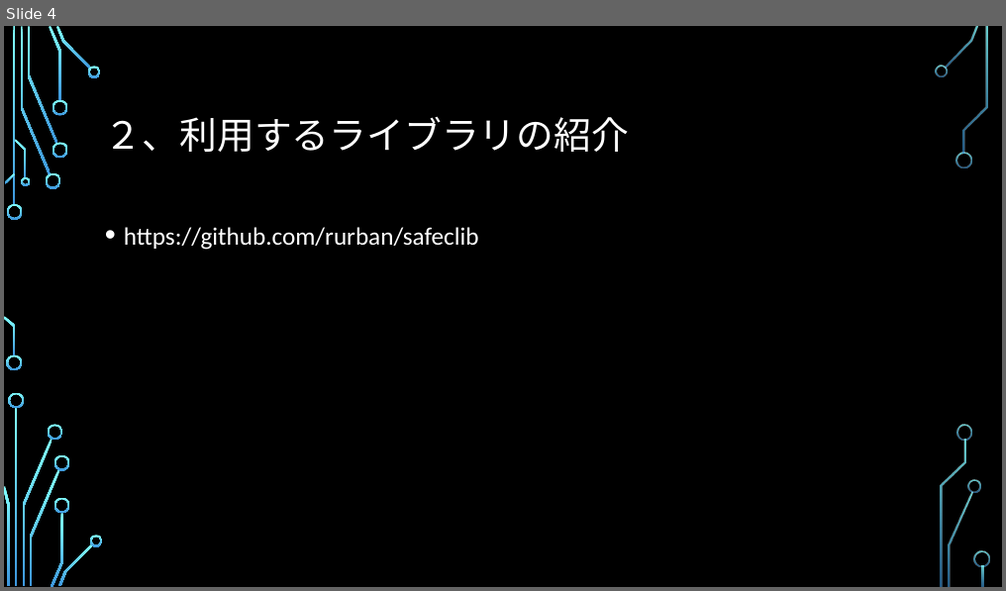
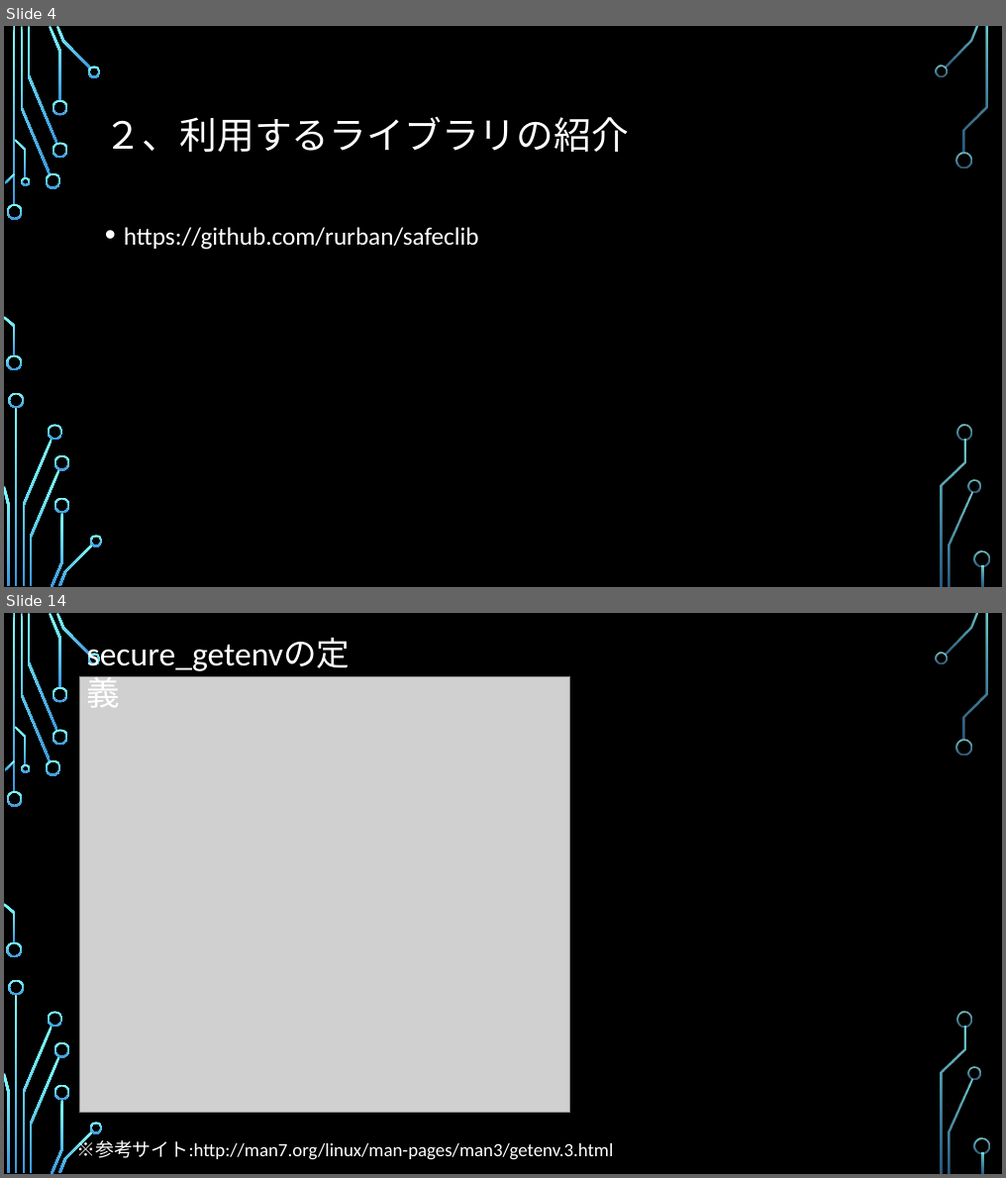
Before and after one commit to a1852rw/aiit_004_SecurePrograming, a slide deck: 003_documents/グループ２発表資料.pptx. Shown one above the other, each under a label of ours: slide 4 before the commit, slides 4 and 14 after it; the slides between them are not shown. The pictures are 1006x591 and 1006x1178 pixels, drawn with LibreOffice and Linux fonts; fonts in the diff are those of the drawing; grey boxes stand for pictures; background and template pictures are left out. Boxes give left, top, right and bottom in pixels: in the first picture for what was removed or moved away, otherwise in the second. Text is boxed around its words. In the diff, an @@ line names an element or a change of style, - is before the commit and + after.

```diff
--- a/003_documents/グループ２発表資料.pptx
+++ b/003_documents/グループ２発表資料.pptx
@@ slide 14 added at (x1=4, y1=613, x2=1002, y2=1174), background picture (left out); not listed: 36 template elements that a slide beside it also shows @@
@@ text added at (x1=87, y1=638, x2=350, y2=671), 32 pt, text #FFFFFF @@
+secure_getenvの定義
@@ picture added at (x1=79, y1=676, x2=570, y2=1113) @@
@@ text added at (x1=76, y1=1138, x2=613, y2=1160), 18 pt, text #FFFFFF @@
+※参考サイト:http://man7.org/linux/man-pages/man3/getenv.3.html
```
Also in this commit, not shown: 2 slides changed, 14 other slides added, 3 slides removed, 1 other file.
